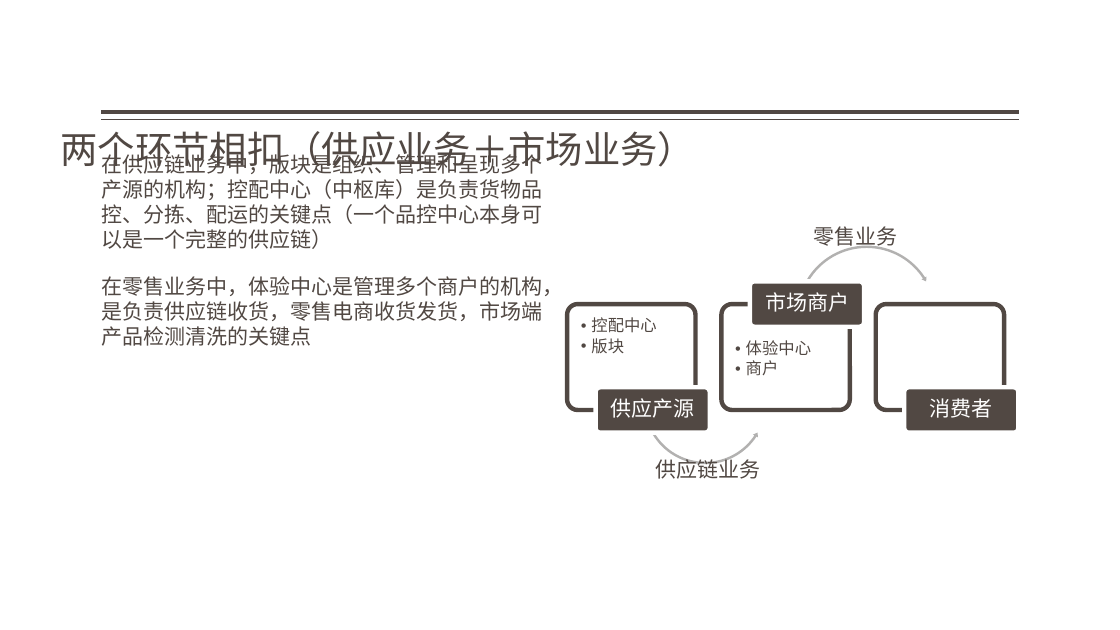
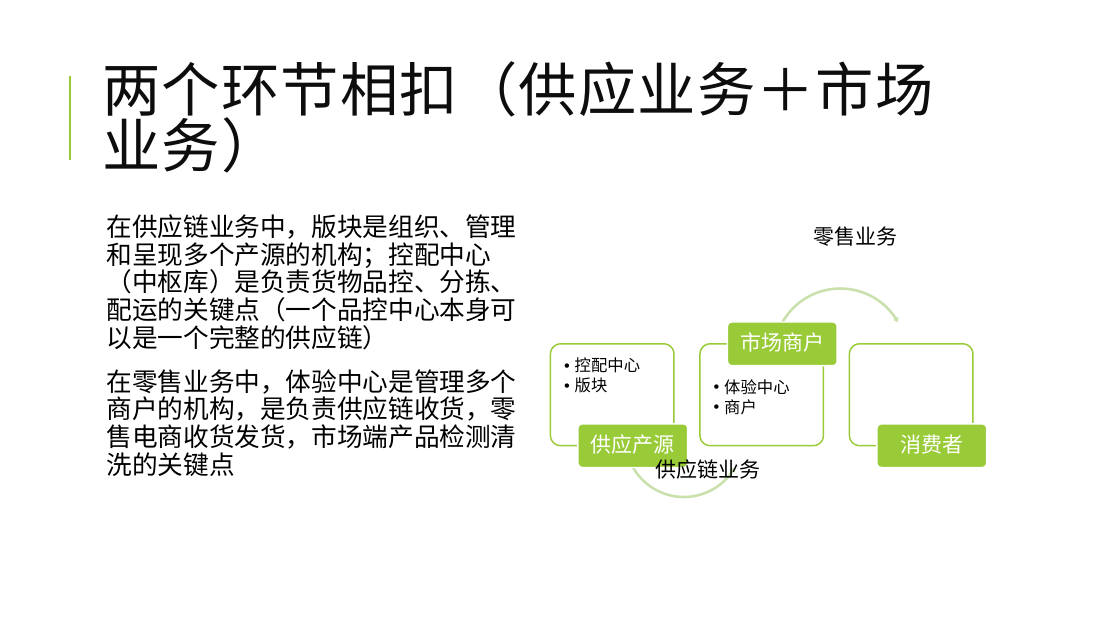
Before and after one commit to jzgi/chainsmart, a slide deck: slide 8 of Docs/品链供销平台.pptx. Drawn at 1120x630 pixels with LibreOffice and Linux fonts; fonts in the diff are those of the drawing. Boxes give left, top, right and bottom in pixels: in the first picture for what was removed or moved away, otherwise in the second. Text is boxed around its words. In the diff, an @@ line names an element or a change of style, - is before the commit and + after.

```diff
--- a/Docs/品链供销平台.pptx
+++ b/Docs/品链供销平台.pptx
@@ title "两个环节相扣（供应业务＋市场业务）": place and size @@
-title "两个环节相扣（供应业务＋市场业务）" at bbox=[60, 131, 695, 173]
+title "两个环节相扣（供应业务＋市场业务）" at bbox=[102, 61, 933, 173]
@@ title "两个环节相扣（供应业务＋市场业务）" at bbox=[102, 61, 933, 173]: size 32 to 50 pt, font Noto Sans CJK SC to Calibri, text colour #514843 to #0D0D0D, letter spacing 0 to 1 pt; line spacing 0.9 to 0.8; vertical alignment bottom to middle @@
@@ line added from (70, 160) to (70, 76), #99CB38 1.5 pt @@
@@ line removed from (1019, 112) to (102, 112) @@
@@ line removed from (1019, 120) to (102, 120) @@
@@ text "在供应链业务中，版块是组织、管理和呈现多个产源的机构；控配中心（中枢库）是负责货物品控、分拣、配运的关键点（一个品控中心 ...": place and size @@
-text "在供应链业务中，版块是组织、管理和呈现多个产源的机构；控配中心（中枢库）是负责货物品控、分拣、配运的关键点（一个品控中心 ..." at bbox=[101, 151, 563, 346]
+text "在供应链业务中，版块是组织、管理和呈现多个产源的机构；控配中心（中枢库）是负责货物品控、分拣、配运的关键点（一个品控中心 ..." at bbox=[107, 214, 517, 476]
@@ text "在供应链业务中，版块是组织、管理和呈现多个产源的机构；控配中心（中枢库）是负责货物品控、分拣、配运的关键点（一个品控中心 ..." at bbox=[107, 214, 517, 476]: size 18 to 22 pt, font Noto Sans CJK SC to Calibri, text colour #514843 to #000000; bullet none to  ; line spacing 1 to 0.9; less space between paragraphs @@
@@ circular arrow at bbox=[771, 286, 910, 424]: fill #B3B1B0 to #CAE2AF; proportions changed @@
@@ circular arrow: place and size @@
-circular arrow at bbox=[796, 244, 939, 386]
+circular arrow at bbox=[771, 286, 910, 424]
@@ fill #514843 to #99CB38; outline #FFFFFF 3.78 pt to #FFFFFF 1.25 pt in 3 elements at bbox=[578, 424, 688, 468], bbox=[877, 424, 987, 468], bbox=[728, 322, 838, 365] @@
@@ rounded rectangle: place and size @@
-rounded rectangle at bbox=[750, 281, 865, 327]
+rounded rectangle at bbox=[728, 322, 838, 365]
@@ text "市场商户": place and size @@
-text "市场商户" at bbox=[765, 292, 849, 312]
+text "市场商户" at bbox=[740, 332, 824, 352]
@@ rounded rectangle: place and size @@
-rounded rectangle at bbox=[567, 304, 696, 410]
+rounded rectangle at bbox=[550, 344, 674, 445]
@@ text "控配中心": place and size @@
-text "控配中心" at bbox=[591, 317, 656, 353]
+text "控配中心" at bbox=[575, 357, 640, 393]
@@ rounded rectangle: place and size @@
-rounded rectangle at bbox=[722, 304, 850, 410]
+rounded rectangle at bbox=[700, 344, 823, 445]
@@ outline #514843 3.78 pt to #99CB38 1.25 pt in 3 elements at bbox=[550, 344, 674, 445], bbox=[700, 344, 823, 445], bbox=[849, 344, 973, 445] @@
@@ rounded rectangle: place and size @@
-rounded rectangle at bbox=[876, 304, 1005, 410]
+rounded rectangle at bbox=[849, 344, 973, 445]
@@ left circular arrow: place and size @@
-left circular arrow at bbox=[643, 339, 769, 465]
+left circular arrow at bbox=[623, 377, 746, 501]
@@ left circular arrow at bbox=[623, 377, 746, 501]: fill #B3B1B0 to #CAE2AF; proportions changed @@
@@ text colour #514843 to #000000 in 4 elements at bbox=[655, 456, 760, 482], bbox=[813, 226, 897, 246], bbox=[575, 357, 640, 393], bbox=[724, 379, 789, 415] @@
@@ text "体验中心": place and size @@
-text "体验中心" at bbox=[746, 340, 811, 375]
+text "体验中心" at bbox=[724, 379, 789, 415]
@@ rounded rectangle: place and size @@
-rounded rectangle at bbox=[596, 387, 710, 433]
+rounded rectangle at bbox=[578, 424, 688, 468]
@@ text "供应产源": place and size @@
-text "供应产源" at bbox=[611, 398, 695, 418]
+text "供应产源" at bbox=[591, 434, 675, 454]
@@ rounded rectangle: place and size @@
-rounded rectangle at bbox=[904, 387, 1018, 433]
+rounded rectangle at bbox=[877, 424, 987, 468]
@@ text "消费者": place and size @@
-text "消费者" at bbox=[930, 398, 993, 418]
+text "消费者" at bbox=[900, 434, 963, 454]
```
Also in this commit, not shown: 26 other slides changed, 1 slide added, 32 other files.
